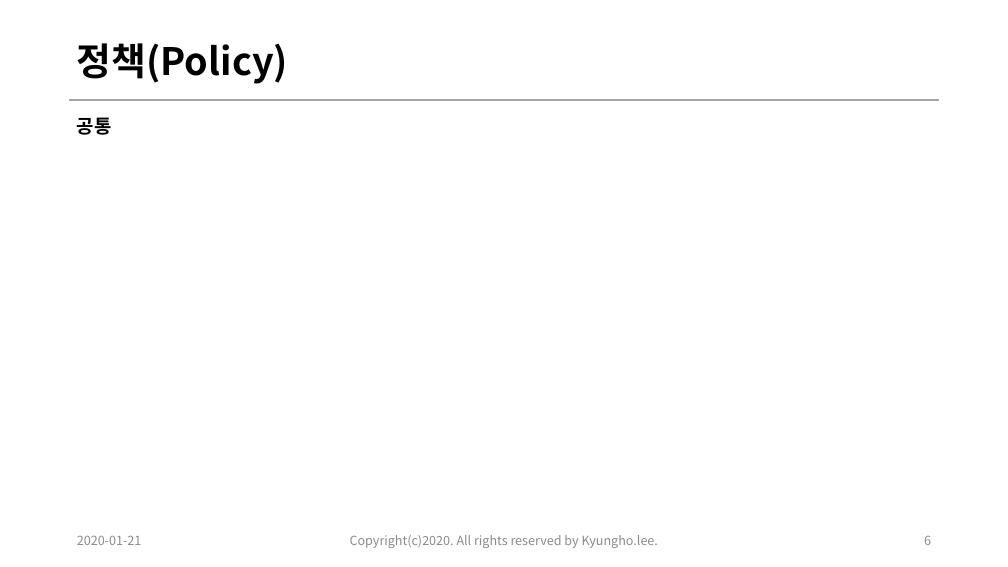
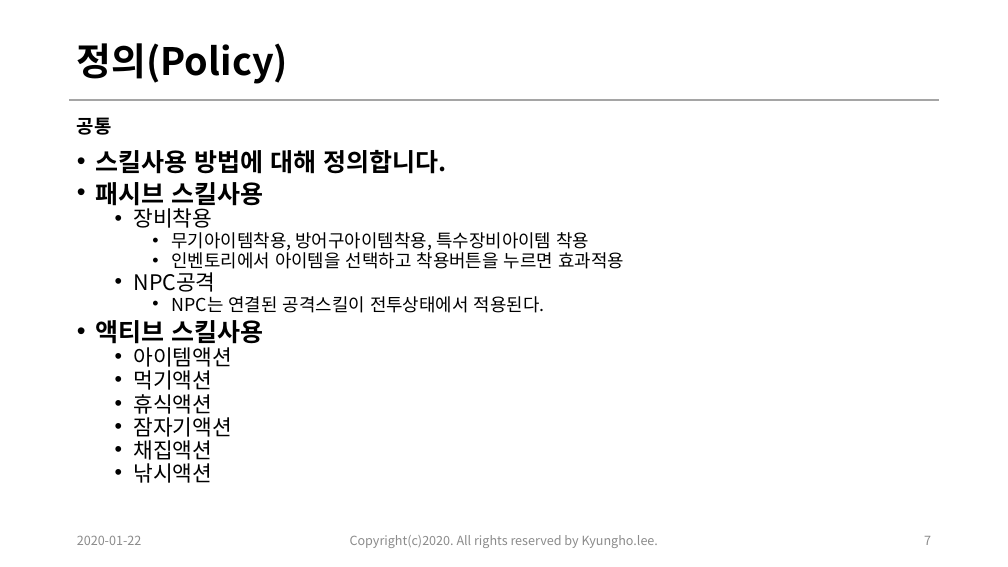
Before and after one commit to kyungho-lee/Multicampus_training, a slide deck: slide 7 of 02.시스템기획/04.skill/[실습_09]20200121_system_design_skill_review_이경호_ver0.1.pptx (slide 6 before the commit). Drawn at 1008x567 pixels with LibreOffice and Linux fonts; fonts in the diff are those of the drawing. Boxes give left, top, right and bottom in pixels: in the first picture for what was removed or moved away, otherwise in the second. Text is boxed around its words. In the diff, an @@ line names an element or a change of style, - is before the commit and + after.

Commit message:
20200122_스킬문서업데이트

```diff
--- a/02.시스템기획/04.skill/[실습_09]20200121_system_design_skill_review_이경호_ver0.1.pptx
+++ b/02.시스템기획/04.skill/[실습_09]20200121_system_design_skill_review_이경호_ver0.1.pptx
@@ title at box(77, 43, 288, 84): text changed @@
-정책(Policy)
+정의(Policy)
@@ text added at box(96, 150, 624, 483), 17 pt, text #000000 @@
+• 스킬사용 방법에 대해 정의합니다.
+• 패시브 스킬사용
+  • 장비착용
+    • 무기아이템착용, 방어구아이템착용, 특수장비아이템 착용
+    • 인벤토리에서 아이템을 선택하고 착용버튼을 누르면 효과적용
+  • NPC공격
+    • NPC는 연결된 공격스킬이 전투상태에서 적용된다.
+• 액티브 스킬사용
+  • 아이템액션
+  • 먹기액션
+  • 휴식액션
+  • 잠자기액션
+  • 채집액션
+  • 낚시액션
@@ text at box(77, 536, 142, 545): text changed @@
-2020-01-21
+2020-01-22
@@ page number at box(924, 536, 931, 545): text changed @@
-6
+7
```
Also in this commit, not shown: 6 other slides changed, 2 slides added, 7 other files.
